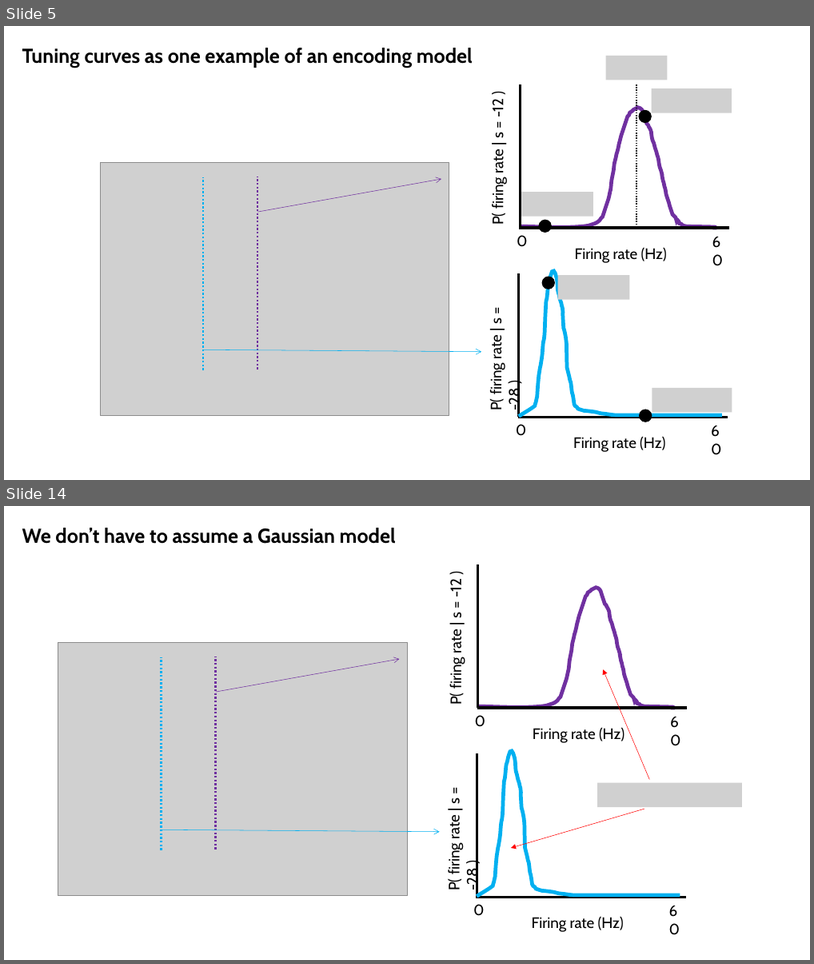
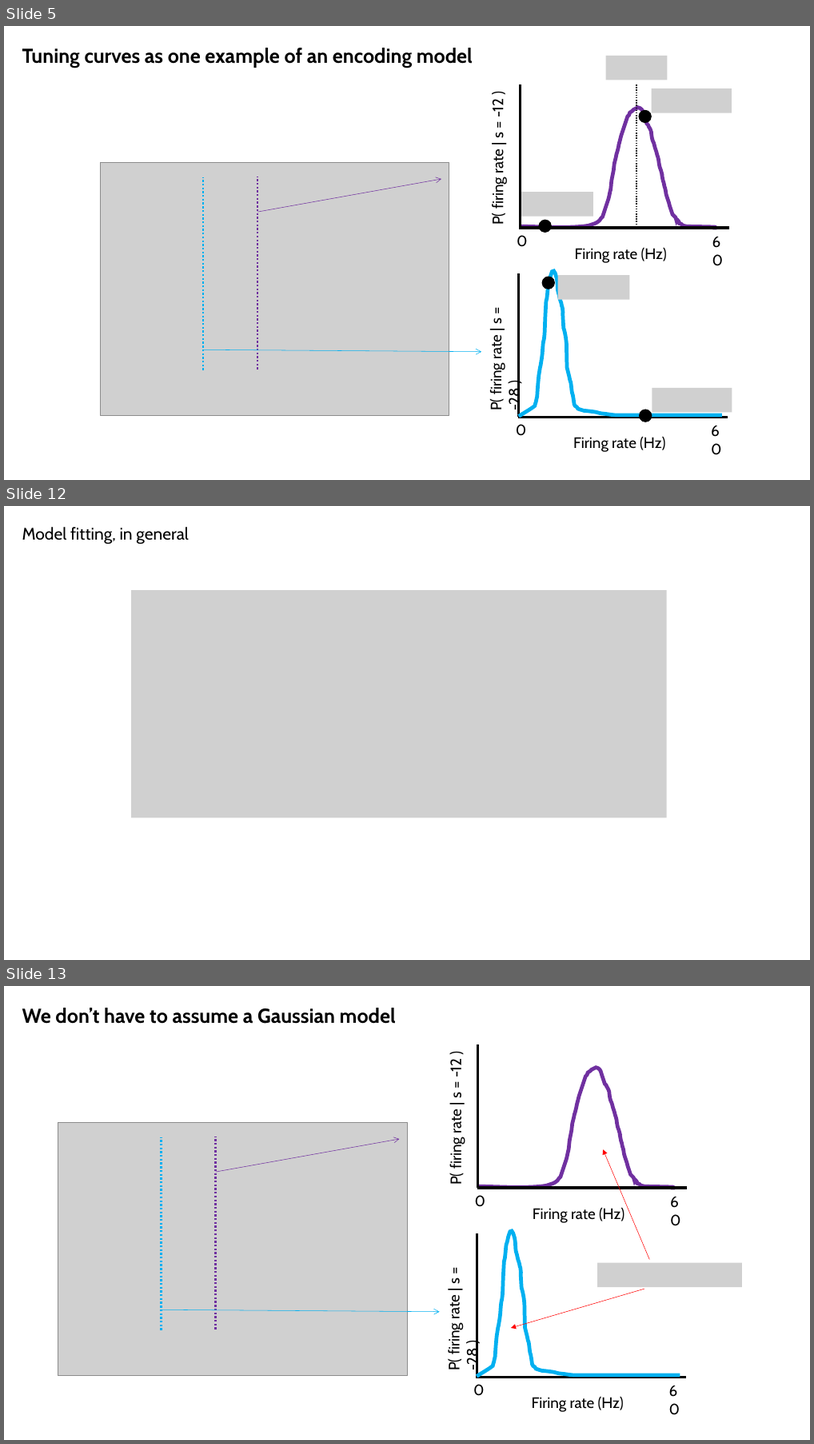
Before and after one commit to SaberaTalukder/Chen_Institute_DataSAI_for_Neuroscience, a slide deck: 07_06_22_day2_dynamical_time_series/slides/day2_practical.pptx. Shown one above the other, each under a label of ours: slides 5 and 14 before the commit, slides 5, 12 and 13 after it; the slides between them are not shown. The pictures are 814x964 and 814x1444 pixels, drawn with LibreOffice and Linux fonts; fonts in the diff are those of the drawing; grey boxes stand for pictures. Boxes give left, top, right and bottom in pixels: in the first picture for what was removed or moved away, otherwise in the second. Text is boxed around its words. In the diff, an @@ line names an element or a change of style, - is before the commit and + after.

```diff
--- a/07_06_22_day2_dynamical_time_series/slides/day2_practical.pptx
+++ b/07_06_22_day2_dynamical_time_series/slides/day2_practical.pptx
@@ slide 12 added at (x1=4, y1=506, x2=810, y2=960), background #FFFFFF @@
@@ text added at (x1=22, y1=527, x2=188, y2=544), 20 pt, text #000000 @@
+Model fitting, in general
@@ picture added at (x1=131, y1=590, x2=667, y2=817) @@
@@ what was slide 14 is now slide 13 @@
```
Also in this commit, not shown: 1 slide changed, 5 other slides added, 7 slides removed, 1 other file.
